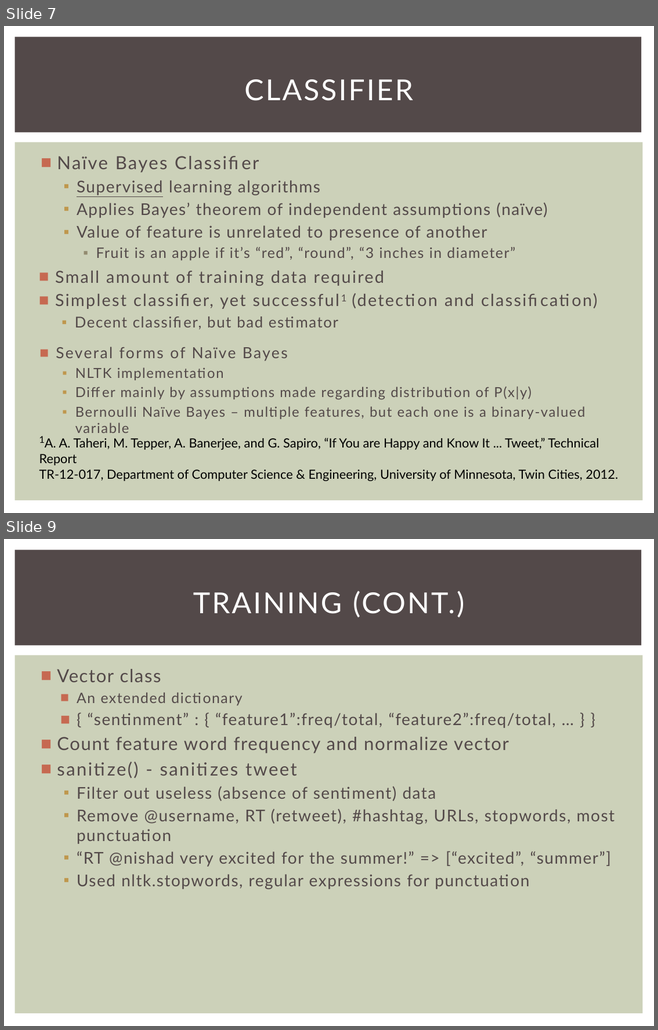
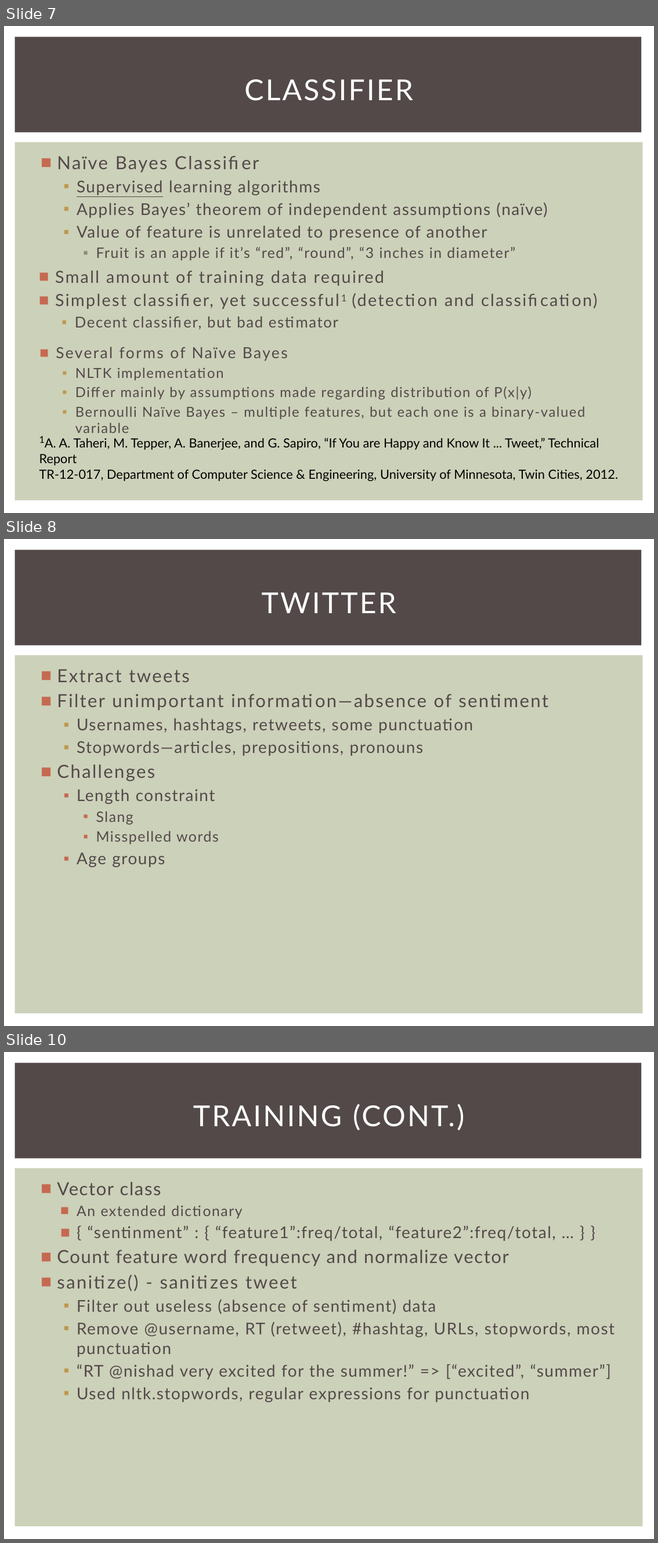
Before and after one commit to trivedi/sentapy, a slide deck: presentation/presentation.pptx. Shown one above the other, each under a label of ours: slides 7 and 9 before the commit, slides 7, 8 and 10 after it; the slides between them are not shown. The pictures are 658x1030 and 658x1543 pixels, drawn with LibreOffice and Linux fonts; fonts in the diff are those of the drawing. Boxes give left, top, right and bottom in pixels: in the first picture for what was removed or moved away, otherwise in the second. Text is boxed around its words. In the diff, an @@ line names an element or a change of style, - is before the commit and + after.

```diff
--- a/presentation/presentation.pptx
+++ b/presentation/presentation.pptx
@@ slide 8 added at bbox=[4, 539, 654, 1026], background #FFFFFF; not listed: 2 template elements that a slide beside it also shows @@
@@ title added at bbox=[262, 592, 396, 613], 32 pt, text #FFFFFF @@
+TWITTER
@@ text added at bbox=[57, 669, 473, 867], 18 pt, text #534949 @@
+■ Extract tweets
+■ Filter unimportant information—absence of sentiment
+  ▪ Usernames, hashtags, retweets, some punctuation
+  ▪ Stopwords—articles, prepositions, pronouns
+■ Challenges
+  ▪ Length constraint
+    ▪ Slang
+    ▪ Misspelled words
+  ▪ Age groups
@@ what was slide 9 is now slide 10 @@
```
Also in this commit, not shown: 6 slides changed, 1 other slide added.
